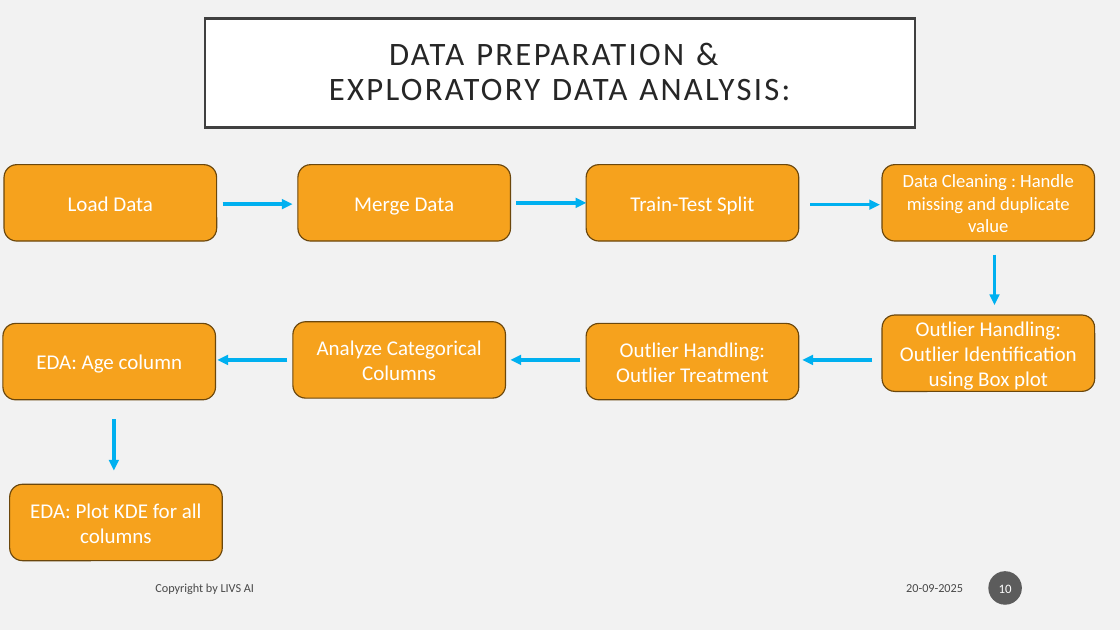
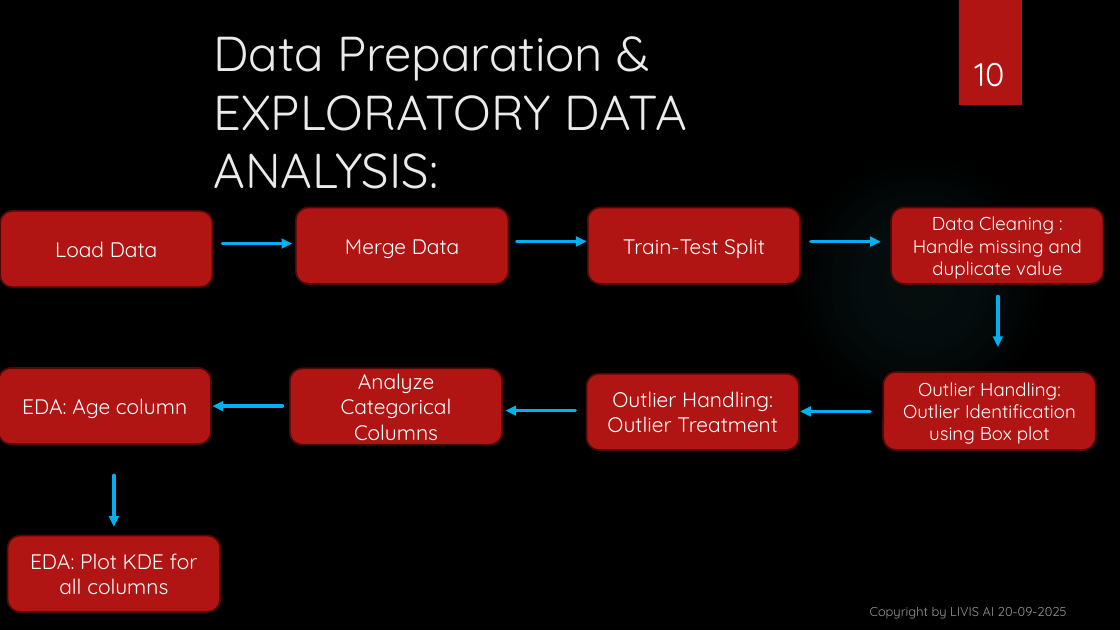
Before and after one commit to vishant1203/Development-of-Credit-Risk-Model-for-Lauki-Finance, a slide deck: slide 10 of presentation/Development of Credit Risk Model for ‘LZ.pptx. Drawn at 1120x630 pixels with LibreOffice and Linux fonts; fonts in the diff are those of the drawing; background and template pictures are left out. Boxes give left, top, right and bottom in pixels: in the first picture for what was removed or moved away, otherwise in the second. Text is boxed around its words. In the diff, an @@ line names an element or a change of style, - is before the commit and + after.

Commit message:
updated ppt

```diff
--- a/presentation/Development of Credit Risk Model for ‘LZ.pptx
+++ b/presentation/Development of Credit Risk Model for ‘LZ.pptx
@@ background #F2F2F2 to picture (left out) @@
@@ title "Data Preparation & EXPLORATORY DATA ...": place and size @@
-title "Data Preparation & EXPLORATORY DATA ..." at box(205, 18, 915, 127)
+title "Data Preparation & EXPLORATORY DATA ..." at box(213, 36, 687, 189)
@@ title "Data Preparation & EXPLORATORY DATA ..." at box(213, 36, 687, 189): vertical alignment middle to top; fill #FFFFFF to none; outline #404040 2.5 pt to none @@
@@ page number: place and size @@
-page number at box(989, 571, 1023, 605)
+page number at box(974, 62, 1004, 87)
@@ page number at box(974, 62, 1004, 87): size 11 to 28 pt, font Calibri to Quicksand; vertical alignment middle to bottom; fill #1D1D1D at 70% opacity to none @@
@@ rectangle added at box(959, 0, 1022, 105), fill #B01513 @@
@@ title at box(213, 36, 687, 189): text changed; size 28 to 42 pt; font Calibri to Quicksand; text colour #262626 to #EBEBEB @@
-DATA PREPARATION &
-EXPLORATORY DATA ANALYSIS:
+Data Preparation &
+EXPLORATORY DATA ANALYSIS:
@@ ellipse added at box(791, 154, 1049, 413), fill gradient #50B9C1 @@
@@ rounded rectangle "Merge Data": place and size @@
-rounded rectangle "Merge Data" at box(298, 165, 511, 241)
+rounded rectangle "Merge Data" at box(296, 208, 508, 284)
@@ rounded rectangle "Train-Test Split": place and size @@
-rounded rectangle "Train-Test Split" at box(586, 165, 799, 241)
+rounded rectangle "Train-Test Split" at box(588, 208, 801, 284)
@@ rounded rectangle "Data Cleaning : Handle missing ...": place and size @@
-rounded rectangle "Data Cleaning : Handle missing ..." at box(882, 165, 1095, 241)
+rounded rectangle "Data Cleaning : Handle missing ..." at box(891, 208, 1104, 284)
@@ arrow moved from (223, 204) - (292, 204) to (223, 244) - (292, 244) @@
@@ arrow moved from (517, 203) - (586, 203) to (517, 242) - (586, 242) @@
@@ arrow moved from (810, 205) - (880, 205) to (811, 242) - (881, 242) @@
@@ arrow moved from (995, 255) - (995, 305) to (998, 297) - (998, 347) @@
@@ rounded rectangle "Outlier Handling: Outlier Identification using ...": place and size @@
-rounded rectangle "Outlier Handling: Outlier Identification using ..." at box(882, 315, 1095, 392)
+rounded rectangle "Outlier Handling: Outlier Identification using ..." at box(883, 372, 1096, 450)
@@ rounded rectangle "Outlier Handling: Outlier Identification using ..." at box(883, 372, 1096, 450): size 18 to 16 pt, font Calibri to Quicksand; fill #F6A21D to #B01513; outline #6C470D 1 pt to #4D0908 1.5 pt @@
@@ 3 rounded rectangles, 1 arrow: place and size @@
-3 rounded rectangles, 1 arrow at box(3, 165, 506, 400)
+3 rounded rectangles, 1 arrow at box(0, 211, 502, 444)
@@ arrow moved from (581, 360) - (511, 360) to (576, 411) - (506, 411) @@
@@ 2 rounded rectangles, 1 arrow: place and size @@
-2 rounded rectangles, 1 arrow at box(10, 323, 872, 560)
+2 rounded rectangles, 1 arrow at box(8, 374, 870, 613)
@@ arrow moved from (114, 419) - (114, 471) to (114, 476) - (114, 527) @@
@@ font Calibri to Quicksand; fill #F6A21D to #B01513; outline #6C470D 1 pt to #4D0908 1.5 pt in 8 elements at box(588, 208, 801, 284), box(296, 208, 508, 284), box(0, 368, 211, 444), box(891, 208, 1104, 284), box(290, 368, 502, 444), box(0, 211, 213, 287), box(586, 374, 799, 450), box(8, 536, 220, 613) @@
@@ text removed at box(155, 583, 254, 594) @@
-Copyright by LIVS AI
@@ text "Copyright by LIVIS AI 20-09-2025" at box(870, 607, 1067, 619): vertical alignment middle to bottom @@
@@ text at box(870, 607, 1067, 619): text changed; size 10.5 to 11 pt; font Calibri to Quicksand; text colour #000000 at 70% opacity to #FFFFFF at 60% opacity @@
-20-09-2025
+Copyright by LIVIS AI 20-09-2025
```
Also in this commit, not shown: 16 other slides changed.
